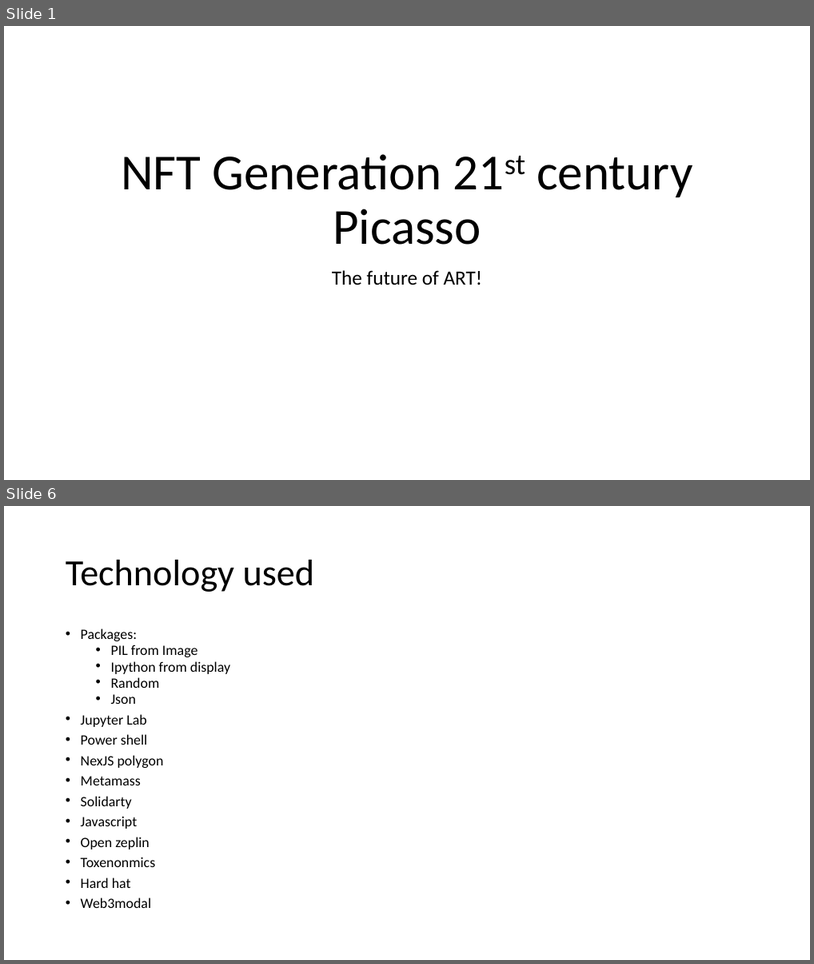
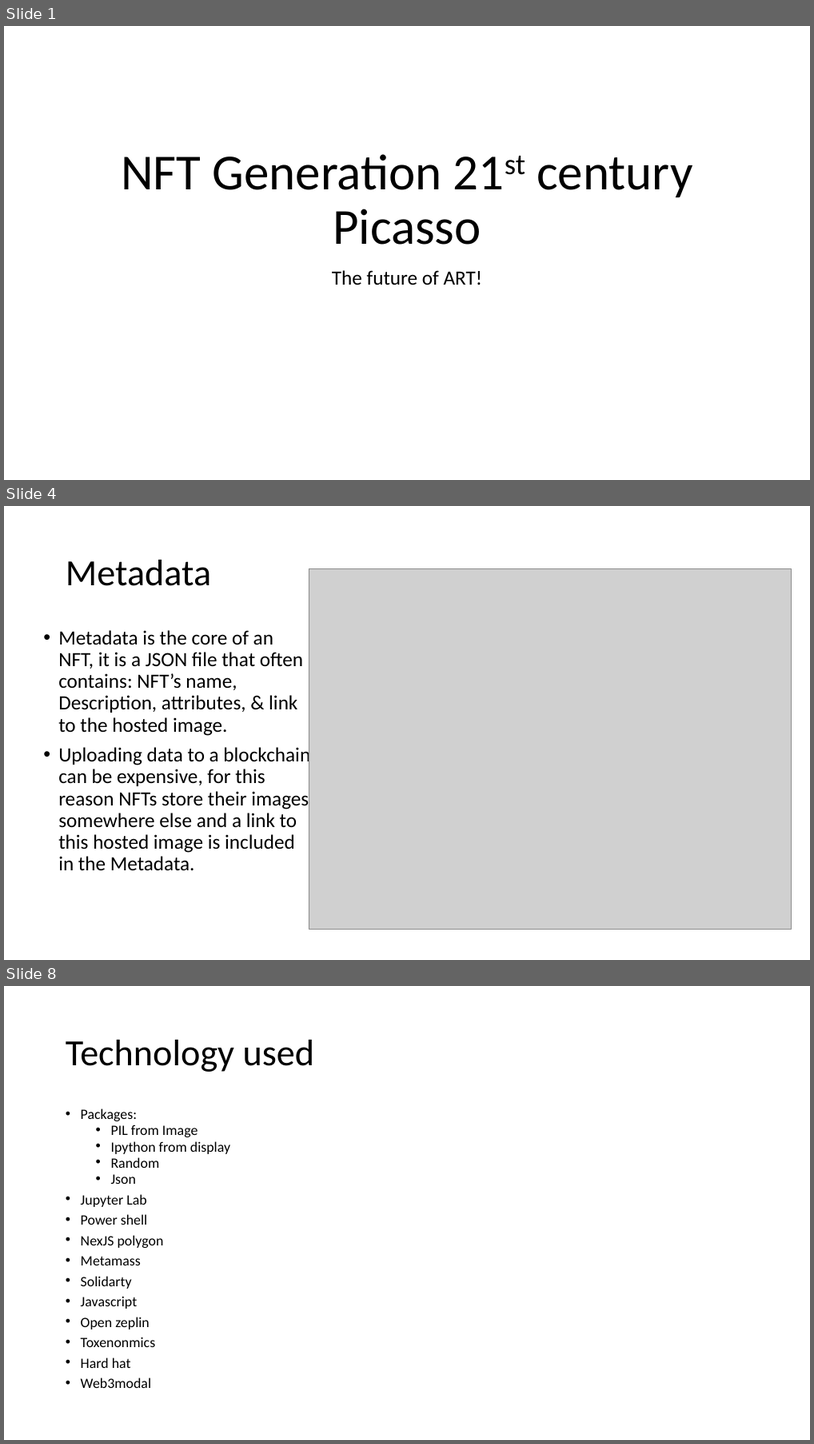
Before and after one commit to jcarballo321/Project_3, a slide deck: Presentation.pptx. Shown one above the other, each under a label of ours: slides 1 and 6 before the commit, slides 1, 4 and 8 after it; the slides between them are not shown. The pictures are 814x964 and 814x1444 pixels, drawn with LibreOffice and Linux fonts; fonts in the diff are those of the drawing; grey boxes stand for pictures. Boxes give left, top, right and bottom in pixels: in the first picture for what was removed or moved away, otherwise in the second. Text is boxed around its words. In the diff, an @@ line names an element or a change of style, - is before the commit and + after.

```diff
--- a/Presentation.pptx
+++ b/Presentation.pptx
@@ slide 4 added at bbox=[4, 506, 810, 960], background #FFFFFF @@
@@ title added at bbox=[66, 560, 211, 586], 44 pt, text #000000 @@
+Metadata
@@ picture added at bbox=[309, 569, 792, 929] @@
@@ text added at bbox=[58, 630, 310, 871], 24 pt, text #000000 @@
+• Metadata is the core of an NFT, it is a JSON file that often contains: NFT’s name, Description, attributes, & link to the hosted image.
+• Uploading data to a blockchain can be expensive, for this reason NFTs store their images somewhere else and a link to this hosted image is included in the Metadata.
@@ what was slide 6 is now slide 8 @@
```
Also in this commit, not shown: 2 slides changed, 3 other slides added, 2 slides removed, 2 other files.
